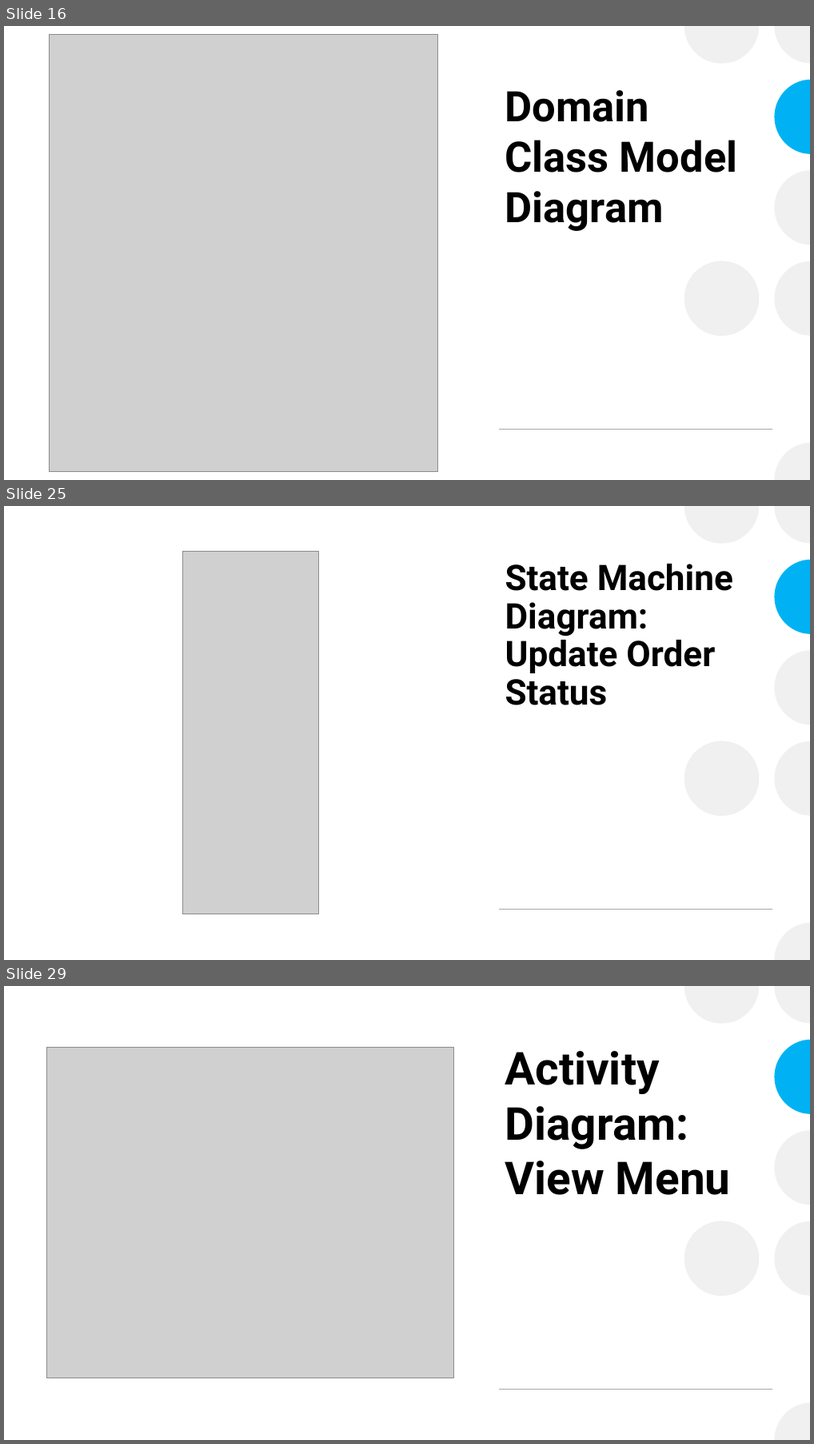
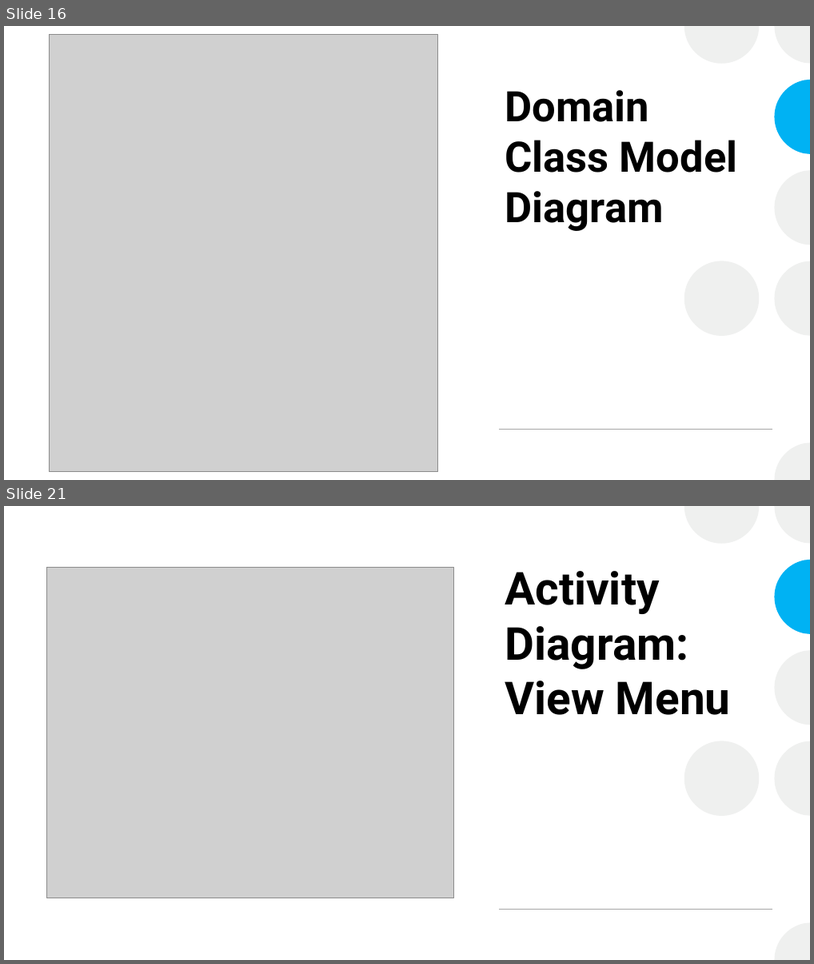
Before and after one commit to CheetoBuri/Restuarant-Information-System, a slide deck: Restaurant Information System.pptx. Shown one above the other, each under a label of ours: slides 16, 25 and 29 before the commit, slides 16 and 21 after it; the slides between them are not shown. The pictures are 814x1444 and 814x964 pixels, drawn with LibreOffice and Linux fonts; fonts in the diff are those of the drawing; grey boxes stand for pictures. Boxes give left, top, right and bottom in pixels: in the first picture for what was removed or moved away, otherwise in the second. Text is boxed around its words. In the diff, an @@ line names an element or a change of style, - is before the commit and + after.

```diff
--- a/Restaurant Information System.pptx
+++ b/Restaurant Information System.pptx
@@ slide 25 removed at bbox=[4, 506, 810, 960], background #FFFFFF; not listed: 7 template elements that a slide beside it also shows @@
@@ rectangle removed at bbox=[4, 506, 810, 960] @@
@@ group removed at bbox=[685, 506, 810, 960]: 6 freeform shapes, 1 ellipse @@
@@ picture removed at bbox=[182, 552, 318, 914] @@
@@ title removed at bbox=[506, 564, 734, 705] @@
-State Machine Diagram: Update Order Status
@@ group removed at bbox=[414, 506, 810, 960]: 8 freeform shapes @@
@@ line removed from (499, 909) to (773, 909) @@
@@ what was slide 29 is now slide 21 @@
```
Also in this commit, not shown: 4 slides changed, 4 slides added, 7 other slides removed, 2 other files.
